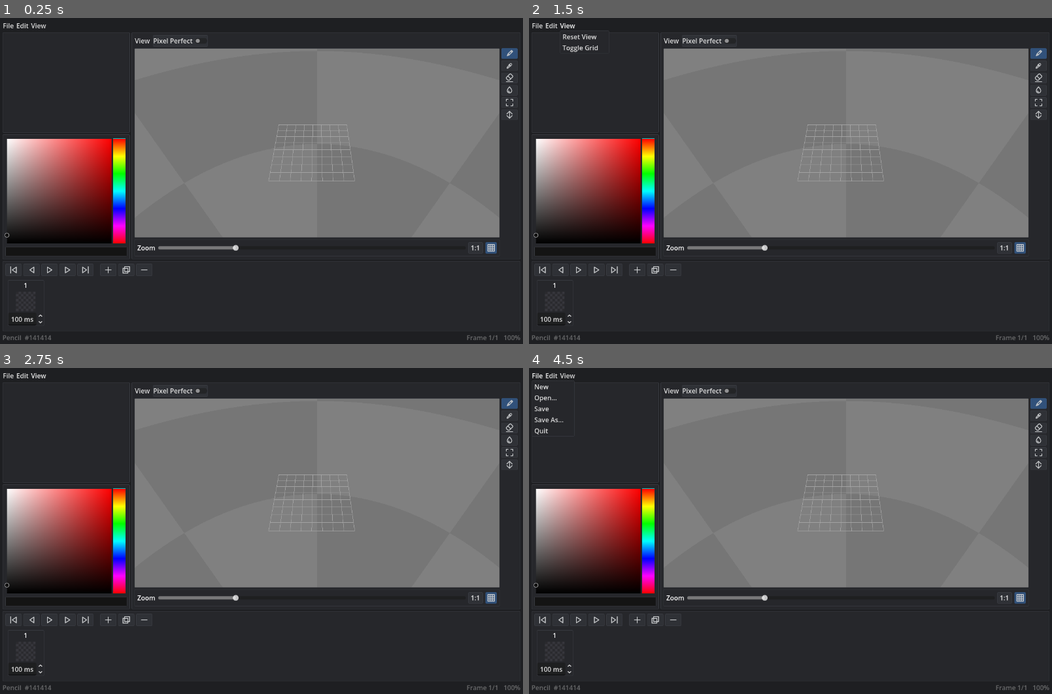
Above: before the commit, frames 1-4 (two rows, left to right).
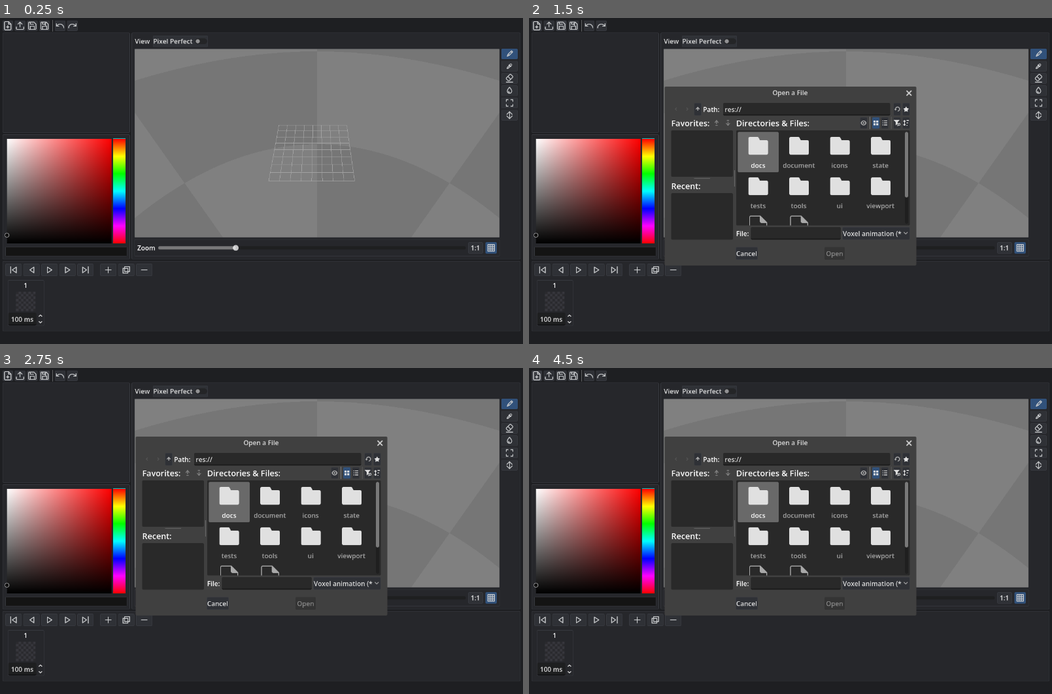
Above: after the commit, the same moments.

Repository: LeonardMeagher2/LVE
Game: Godot game, scene res://ui/main.tscn
Same seed, same stepped clock (60 frames per second), same inputs: the game is played once before the commit and once after it.
Inputs (mouse positions are in pixels of both pictures, inside the frame that each line leads up to):
- Up to frame 1 (0.25 s): no input
- Up to frame 2 (1.5 s): click (549, 24) at 0.52 s; click (560, 24) at 1.27 s
- Up to frame 3 (2.75 s): click (47, 374) at 2.02 s
- Up to frame 4 (4.5 s): click (586, 374) at 2.77 s; click (602, 374) at 3.52 s; click (534, 374) at 4.27 s

The runs differ from the first frame. In frame 1, 0.7% of the frame differs, in the area x 0-100%, y 0-99%; in frame 2, 25%; in frame 3, 25%; in frame 4, 25%.
Error after the commit: Invalid access to property or key 'reset_view_requested' on a base object of type 'HBoxContainer (ControlBar)'. (res://ui/main.gd:45)

Commit message:
Replace menu bar with icon toolbar
Add 6 new SVG icons (new, open, save, save_as, undo, redo). Create IconToolbar with icon buttons for file operations and undo/redo. Replace MenuBar in main.tscn and update main.gd connections. Remove old MenuBar files.

Diff:
--- /dev/null
+++ b/icons/new.svg
@@ -0,0 +1,6 @@
+<svg xmlns="http://www.w3.org/2000/svg" width="24" height="24" viewBox="0 0 24 24" fill="none" stroke="#c8cacc" stroke-width="2" stroke-linecap="round" stroke-linejoin="round">
+  <path d="M14 2H6a2 2 0 0 0-2 2v16a2 2 0 0 0 2 2h12a2 2 0 0 0 2-2V8z"/>
+  <polyline points="14 2 14 8 20 8"/>
+  <line x1="12" y1="18" x2="12" y2="12"/>
+  <line x1="9" y1="15" x2="15" y2="15"/>
+</svg>
--- /dev/null
+++ b/icons/open.svg
@@ -0,0 +1,5 @@
+<svg xmlns="http://www.w3.org/2000/svg" width="24" height="24" viewBox="0 0 24 24" fill="none" stroke="#c8cacc" stroke-width="2" stroke-linecap="round" stroke-linejoin="round">
+  <path d="M21 15v4a2 2 0 0 1-2 2H5a2 2 0 0 1-2-2v-4"/>
+  <polyline points="17 8 12 3 7 8"/>
+  <line x1="12" y1="3" x2="12" y2="15"/>
+</svg>
--- /dev/null
+++ b/icons/redo.svg
@@ -0,0 +1,4 @@
+<svg xmlns="http://www.w3.org/2000/svg" width="24" height="24" viewBox="0 0 24 24" fill="none" stroke="#c8cacc" stroke-width="2" stroke-linecap="round" stroke-linejoin="round">
+  <path d="M21 7v6h-6"/>
+  <path d="M3 17a9 9 0 0 1 9-9 9 9 0 0 1 6 2.3l3 2.7"/>
+</svg>
--- /dev/null
+++ b/icons/save.svg
@@ -0,0 +1,5 @@
+<svg xmlns="http://www.w3.org/2000/svg" width="24" height="24" viewBox="0 0 24 24" fill="none" stroke="#c8cacc" stroke-width="2" stroke-linecap="round" stroke-linejoin="round">
+  <path d="M19 21H5a2 2 0 0 1-2-2V5a2 2 0 0 1 2-2h11l5 5v11a2 2 0 0 1-2 2z"/>
+  <polyline points="17 21 17 13 7 13 7 21"/>
+  <polyline points="7 3 7 8 15 8"/>
+</svg>
--- /dev/null
+++ b/icons/save_as.svg
@@ -0,0 +1,7 @@
+<svg xmlns="http://www.w3.org/2000/svg" width="24" height="24" viewBox="0 0 24 24" fill="none" stroke="#c8cacc" stroke-width="2" stroke-linecap="round" stroke-linejoin="round">
+  <path d="M19 21H5a2 2 0 0 1-2-2V5a2 2 0 0 1 2-2h11l5 5v11a2 2 0 0 1-2 2z"/>
+  <polyline points="17 21 17 13 7 13 7 21"/>
+  <polyline points="7 3 7 8 15 8"/>
+  <path d="M15 5l-3 3 3 3"/>
+  <path d="M12 8l3-3"/>
+</svg>
--- /dev/null
+++ b/icons/undo.svg
@@ -0,0 +1,4 @@
+<svg xmlns="http://www.w3.org/2000/svg" width="24" height="24" viewBox="0 0 24 24" fill="none" stroke="#c8cacc" stroke-width="2" stroke-linecap="round" stroke-linejoin="round">
+  <path d="M3 7v6h6"/>
+  <path d="M21 17a9 9 0 0 0-9-9 9 9 0 0 0-6 2.3L3 13"/>
+</svg>
--- /dev/null
+++ b/ui/icon_toolbar.gd
@@ -0,0 +1,25 @@
+class_name IconToolbar
+extends HBoxContainer
+
+signal new_document
+signal open_file
+signal save_file
+signal save_file_as
+signal undo
+signal redo
+
+@onready var _new: Button = %NewBtn
+@onready var _open: Button = %OpenBtn
+@onready var _save: Button = %SaveBtn
+@onready var _save_as: Button = %SaveAsBtn
+@onready var _undo: Button = %UndoBtn
+@onready var _redo: Button = %RedoBtn
+
+
+func _ready() -> void:
+	_new.pressed.connect(new_document.emit)
+	_open.pressed.connect(open_file.emit)
+	_save.pressed.connect(save_file.emit)
+	_save_as.pressed.connect(save_file_as.emit)
+	_undo.pressed.connect(undo.emit)
+	_redo.pressed.connect(redo.emit)
--- /dev/null
+++ b/ui/icon_toolbar.tscn
@@ -0,0 +1,58 @@
+[gd_scene format=3 uid="uid://bbtsqq68ja3q1"]
+
+[ext_resource type="Script" uid="uid://we7x052o1pcg" path="res://ui/icon_toolbar.gd" id="1_toolbar"]
+[ext_resource type="Texture2D" uid="uid://b36rhwlxt6wcw" path="res://icons/new.svg" id="2_new"]
+[ext_resource type="Texture2D" uid="uid://k4mp2te5yq4y" path="res://icons/open.svg" id="3_open"]
+[ext_resource type="Texture2D" uid="uid://rhn2vyehbq1f" path="res://icons/save.svg" id="4_save"]
+[ext_resource type="Texture2D" uid="uid://bsdc6hsaxlttw" path="res://icons/save_as.svg" id="5_save_as"]
+[ext_resource type="Texture2D" uid="uid://by28nxj3x7ily" path="res://icons/undo.svg" id="6_undo"]
+[ext_resource type="Texture2D" uid="uid://b4jrotar1sqwf" path="res://icons/redo.svg" id="7_redo"]
+
+[node name="IconToolbar" type="HBoxContainer" unique_id=1142549001]
+theme_override_constants/separation = 4
+script = ExtResource("1_toolbar")
+
+[node name="NewBtn" type="Button" parent="." unique_id=584283784]
+unique_name_in_owner = true
+layout_mode = 2
+tooltip_text = "New (Ctrl+N)"
+icon = ExtResource("2_new")
+icon_alignment = 1
+
+[node name="OpenBtn" type="Button" parent="." unique_id=1673490502]
+unique_name_in_owner = true
+layout_mode = 2
+tooltip_text = "Open (Ctrl+O)"
+icon = ExtResource("3_open")
+icon_alignment = 1
+
+[node name="SaveBtn" type="Button" parent="." unique_id=404607315]
+unique_name_in_owner = true
+layout_mode = 2
+tooltip_text = "Save (Ctrl+S)"
+icon = ExtResource("4_save")
+icon_alignment = 1
+
+[node name="SaveAsBtn" type="Button" parent="." unique_id=789123456]
+unique_name_in_owner = true
+layout_mode = 2
+tooltip_text = "Save As (Ctrl+Shift+S)"
+icon = ExtResource("5_save_as")
+icon_alignment = 1
+
+[node name="Sep1" type="VSeparator" parent="." unique_id=1342914560]
+layout_mode = 2
+
+[node name="UndoBtn" type="Button" parent="." unique_id=234567890]
+unique_name_in_owner = true
+layout_mode = 2
+tooltip_text = "Undo (Ctrl+Z)"
+icon = ExtResource("6_undo")
+icon_alignment = 1
+
+[node name="RedoBtn" type="Button" parent="." unique_id=345678901]
+unique_name_in_owner = true
+layout_mode = 2
+tooltip_text = "Redo (Ctrl+Y)"
+icon = ExtResource("7_redo")
+icon_alignment = 1
--- a/ui/main.gd
+++ b/ui/main.gd
@@ -1,6 +1,6 @@
 extends Control
 
-@onready var _menu_bar: EditorMenuBar = %MenuBar
+@onready var _toolbar = %MenuBar
 @onready var _option_bar: OptionBar = %OptionBar
 @onready var _viewport_panel: EditorViewportPanel = %ViewportContainer
 @onready var _control_bar: ControlBar = %ControlBar
@@ -21,15 +21,12 @@
 	State.frame_changed.connect(_on_frame_changed)
 	State.cells_changed.connect(_on_cells_changed)
 	State.playback.playback_changed.connect(_on_playback_changed)
-	_menu_bar.new_document.connect(_new_document)
-	_menu_bar.open_file.connect(_open_file)
-	_menu_bar.save_file.connect(_save_file)
-	_menu_bar.save_file_as.connect(_save_file_as)
-	_menu_bar.quit.connect(func() -> void: get_tree().quit())
-	_menu_bar.undo.connect(State.undo_redo.undo)
-	_menu_bar.redo.connect(State.undo_redo.redo)
-	_menu_bar.reset_view.connect(_viewport_panel.reset_view)
-	_menu_bar.toggle_grid.connect(_viewport_panel.toggle_grid)
+	_toolbar.new_document.connect(_new_document)
+	_toolbar.open_file.connect(_open_file)
+	_toolbar.save_file.connect(_save_file)
+	_toolbar.save_file_as.connect(_save_file_as)
+	_toolbar.undo.connect(State.undo_redo.undo)
+	_toolbar.redo.connect(State.undo_redo.redo)
 	_bottom_dock.play_toggled.connect(_toggle_play)
 	_bottom_dock.prev.connect(_step_frame.bind(-1))
 	_bottom_dock.next.connect(_step_frame.bind(1))
@@ -45,6 +42,7 @@
 	_option_bar.view_requested.connect(_viewport_panel.set_view)
 	_control_bar.zoom_requested.connect(_viewport_panel.set_zoom_percent)
 	_control_bar.grid_toggled.connect(_viewport_panel.set_grid_visible)
+	_control_bar.reset_view_requested.connect(_viewport_panel.reset_view)
 	_viewport_panel.set_tool(State.tool)
 	_update_status()
 
--- a/ui/main.tscn
+++ b/ui/main.tscn
@@ -1,7 +1,7 @@
 [gd_scene format=3 uid="uid://nxatttjs7q35"]
 
 [ext_resource type="Script" uid="uid://b0gaxrb8bjobo" path="res://ui/main.gd" id="1_main"]
-[ext_resource type="PackedScene" uid="uid://cxl7nkbr4j8gv" path="res://ui/menu_bar.tscn" id="2_menu"]
+[ext_resource type="PackedScene" path="res://ui/icon_toolbar.tscn" id="2_toolbar"]
 [ext_resource type="PackedScene" uid="uid://cym1t8k348a6p" path="res://viewport/viewport.tscn" id="3_viewport"]
 [ext_resource type="PackedScene" uid="uid://8g827rqodt23" path="res://ui/bottom_dock.tscn" id="4_frame"]
 [ext_resource type="PackedScene" uid="uid://dnkuglr7qodru" path="res://ui/status_bar.tscn" id="5_status"]
@@ -32,7 +32,7 @@
 [node name="Root" type="VBoxContainer" parent="Content" unique_id=1369002049]
 layout_mode = 2
 
-[node name="MenuBar" parent="Content/Root" unique_id=873351853 instance=ExtResource("2_menu")]
+[node name="MenuBar" parent="Content/Root" unique_id=873351853 instance=ExtResource("2_toolbar")]
 unique_name_in_owner = true
 layout_mode = 2
 
Not shown, added: icons/new.svg.import
Not shown, added: icons/open.svg.import
Not shown, added: icons/redo.svg.import
Not shown, added: icons/save.svg.import
Not shown, added: icons/save_as.svg.import
Not shown, added: icons/undo.svg.import
Not shown, added: ui/icon_toolbar.gd.uid
